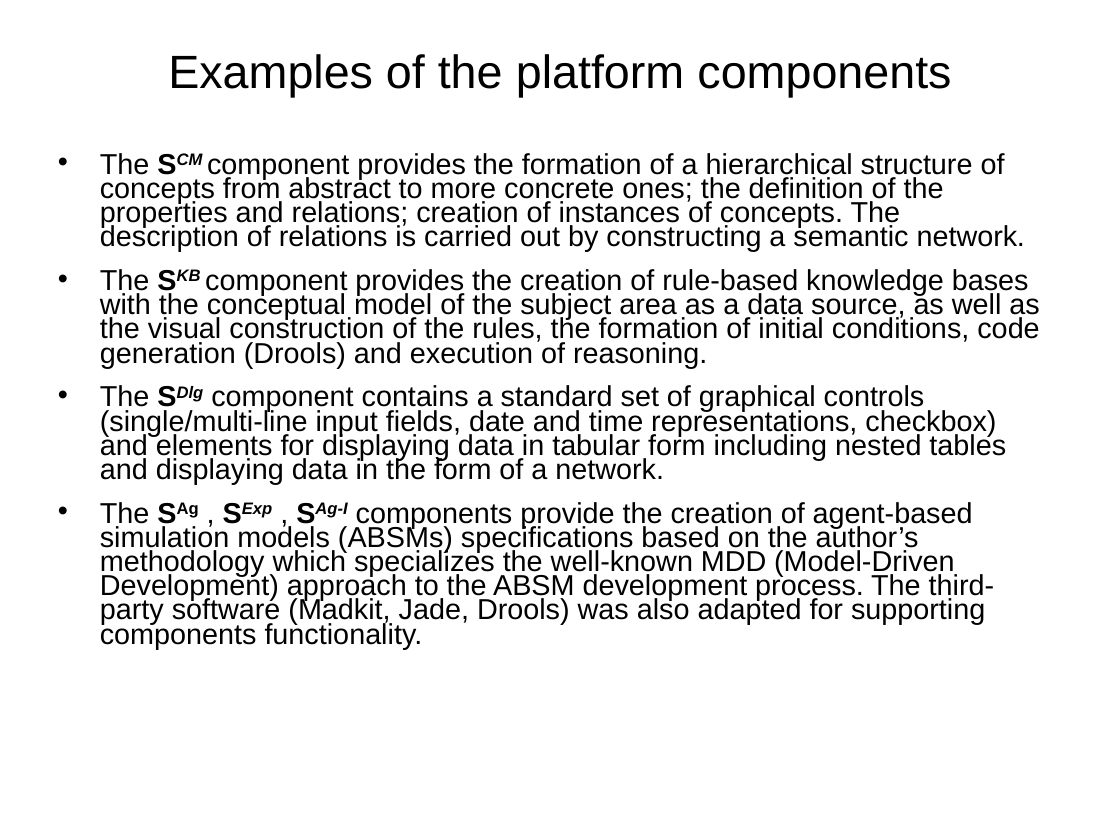
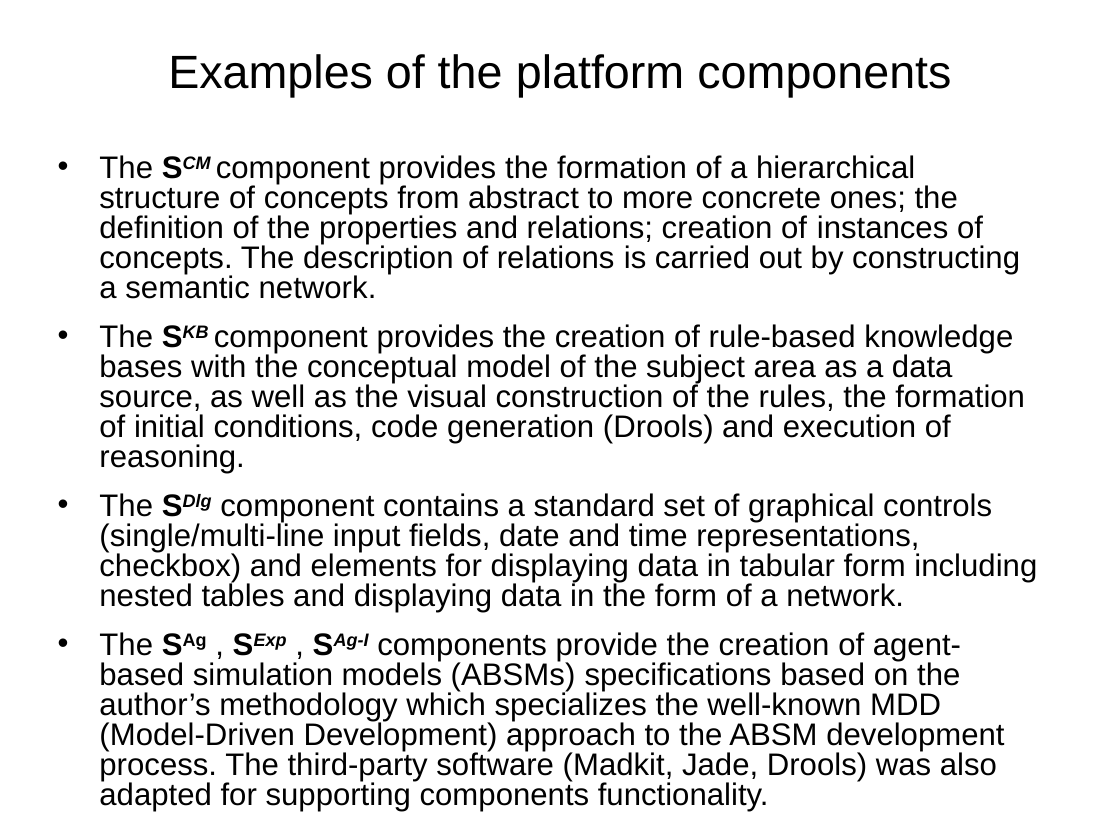
Before and after one commit to eugeneai/pres, a slide deck: slide 3 of china-travel/matter/NikPavSto2.ppt. Drawn at 1120x840 pixels with LibreOffice and Linux fonts; fonts in the diff are those of the drawing. Boxes give left, top, right and bottom in pixels: in the first picture for what was removed or moved away, otherwise in the second. Text is boxed around its words. In the diff, an @@ line names an element or a change of style, - is before the commit and + after.

```diff
--- a/china-travel/matter/NikPavSto2.ppt
+++ b/china-travel/matter/NikPavSto2.ppt
@@ text "The SCM component provides the ..." at box(99, 155, 1037, 811): size 18.5 to 20 pt; indent changed; line spacing 0.7 to 0.8 @@
```
Also in this commit, not shown: 2 other slides changed, 5 other files.
